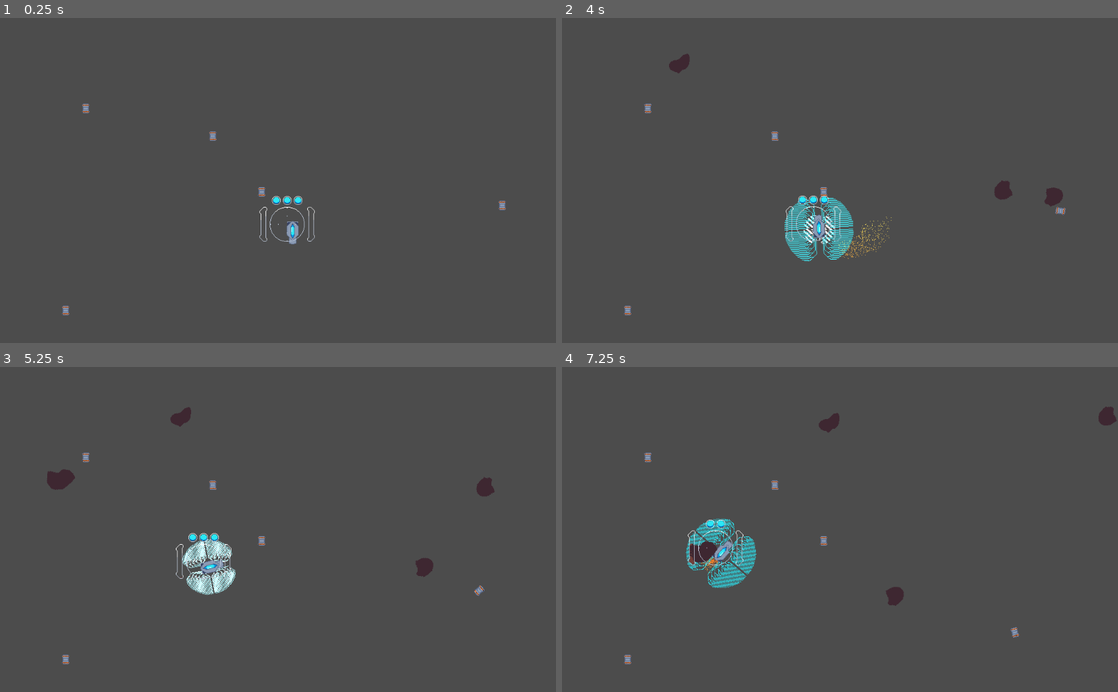
Above: before the commit, frames 1-4 (two rows, left to right).
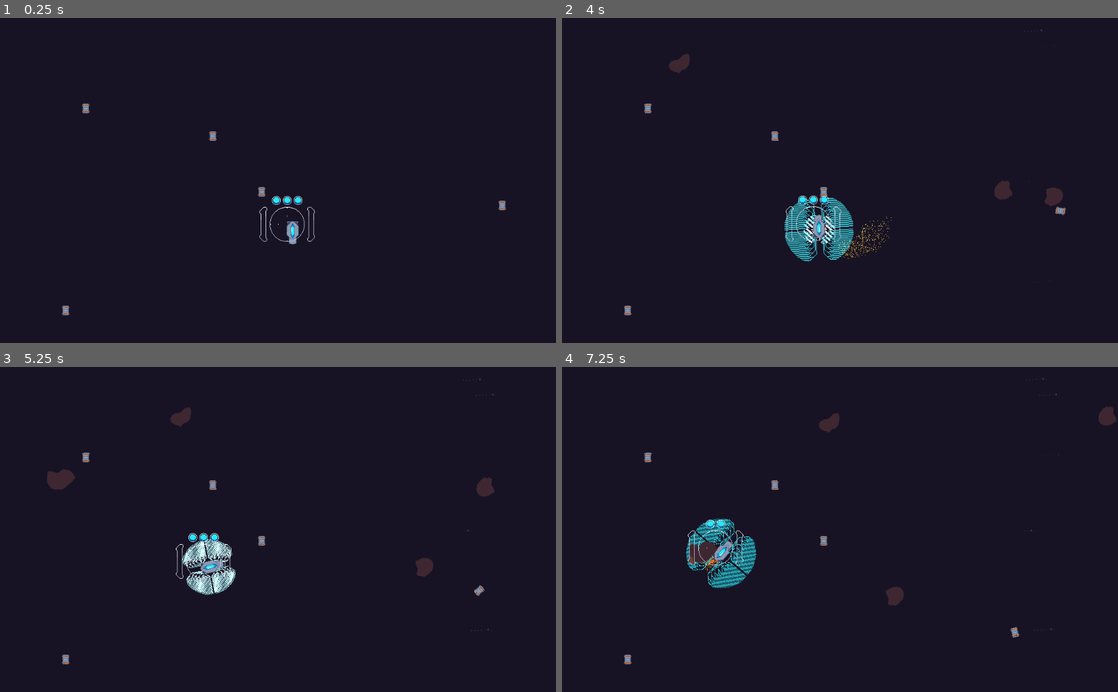
Above: after the commit, the same moments.

Repository: UnwarySage/Subthermal
Game: Godot game, scene res://level/Main.tscn
Same seed, same stepped clock (60 frames per second), same inputs: the game is played once before the commit and once after it.
Inputs:
- Up to frame 1 (0.25 s): no input
- Up to frame 2 (4 s): tap Enter at 0.5 s; hold D (player_turn_right) 0.53-1.28 s; hold Space (player_deploy_mesh) 0.53-1.28 s; hold Down (player_brake) 1.28-2.03 s; tap Space (player_deploy_mesh) at 1.35, 2.85 s; hold D (player_turn_right) 2.03-2.78 s; hold Space (player_deploy_mesh) 2.03-2.78 s; hold W (player_forward) 2.78-3.53 s; hold A (player_turn_left) from 3.53 s (still down); hold Space (player_deploy_mesh) from 3.53 s (still down)
- Up to frame 3 (5.25 s): release Space (player_deploy_mesh) at 4.28 s; tap Space (player_deploy_mesh) at 4.35 s; release A (player_turn_left) at 5.03 s; hold Down (player_brake) from 5.03 s (still down); hold Space (player_deploy_mesh) from 5.03 s (still down)
- Up to frame 4 (7.25 s): release Down (player_brake) at 5.78 s; release Space (player_deploy_mesh) at 5.78 s; hold D (player_turn_right) 5.78-6.53 s; tap Space (player_deploy_mesh) at 5.85 s; hold W (player_forward) from 6.53 s (still down); hold Space (player_deploy_mesh) from 6.53 s (still down)

The runs differ from the first frame. In frame 1, 100% of the frame differs, in the area x 0-100%, y 0-100%; in frame 2, 98%; in frame 3, 98%; in frame 4, 98%.

Commit message:
add background, starfield

Diff:
--- a/game/entities/reticule/Reticule.tscn
+++ b/game/entities/reticule/Reticule.tscn
@@ -5,7 +5,7 @@
 [ext_resource path="res://entities/reticule/reticule.png" type="Texture" id=3]
 [ext_resource path="res://entities/reticule/lockon1.wav" type="AudioStream" id=4]
 
-[node name="ReticulePosition" type="Node2D" index="0"]
+[node name="ReticulePosition" type="Node2D"]
 
 script = ExtResource( 1 )
 max_viz_distance = 120.0
--- a/game/level/Main.tscn
+++ b/game/level/Main.tscn
@@ -7,6 +7,8 @@
 [ext_resource path="res://entities/player/Ship.tscn" type="PackedScene" id=5]
 [ext_resource path="res://level/Spawner.gd" type="Script" id=6]
 [ext_resource path="res://entities/asteroid/AsteroidFactory.tscn" type="PackedScene" id=7]
+[ext_resource path="res://level/background.png" type="Texture" id=8]
+[ext_resource path="res://level/back_stars.png" type="Texture" id=9]
 
 [sub_resource type="Curve2D" id=1]
 
@@ -16,7 +18,58 @@
 }
 _sections_unfolded = [ "Resource" ]
 
-[node name="level" type="Node2D"]
+[sub_resource type="Gradient" id=3]
+
+offsets = PoolRealArray( 0, 0.0555556, 0.866013, 1 )
+colors = PoolColorArray( 0, 0, 0, 0, 1, 1, 1, 1, 1, 1, 1, 0.971264, 1, 1, 1, 0 )
+
+[sub_resource type="GradientTexture" id=4]
+
+flags = 4
+gradient = SubResource( 3 )
+width = 2048
+
+[sub_resource type="ParticlesMaterial" id=2]
+
+render_priority = 0
+trail_divisor = 1
+emission_shape = 2
+emission_box_extents = Vector3( 1024, 600, 1 )
+flag_align_y = false
+flag_rotate_y = false
+flag_disable_z = true
+spread = 45.0
+flatness = 0.0
+gravity = Vector3( 0, 0, 0 )
+initial_velocity = 1.0
+initial_velocity_random = 0.0
+angular_velocity = 0.0
+angular_velocity_random = 0.0
+orbit_velocity = 0.0
+orbit_velocity_random = 0.0
+linear_accel = 0.0
+linear_accel_random = 0.0
+radial_accel = 0.0
+radial_accel_random = 0.0
+tangential_accel = 0.0
+tangential_accel_random = 0.0
+damping = 0.0
+damping_random = 0.0
+angle = 0.0
+angle_random = 0.0
+scale = 1.0
+scale_random = 0.0
+color_ramp = SubResource( 4 )
+hue_variation = 0.0
+hue_variation_random = 0.0
+anim_speed = 0.0
+anim_speed_random = 0.0
+anim_offset = 1.0
+anim_offset_random = 1.0
+anim_loop = false
+_sections_unfolded = [ "Color", "Emission Shape" ]
+
+[node name="level" type="Node2D" index="0"]
 
 script = ExtResource( 1 )
 screen_size = Vector2( 1024, 600 )
@@ -59,4 +112,44 @@
 loop = true
 lookahead = 4.0
 
+[node name="Background" type="Sprite" parent="." index="4"]
+
+position = Vector2( 350, 310 )
+z_index = -10
+texture = ExtResource( 8 )
+region_enabled = true
+region_rect = Rect2( 0, 0, 1000, 1000 )
+_sections_unfolded = [ "Region", "Transform" ]
+
+[node name="Background2" type="Sprite" parent="Background" index="0"]
+
+position = Vector2( 350, -10 )
+z_index = -10
+texture = ExtResource( 8 )
+region_enabled = true
+region_rect = Rect2( 0, 0, 1000, 1000 )
+_sections_unfolded = [ "Region", "Transform" ]
+
+[node name="StarParticles" type="Particles2D" parent="Background/Background2" index="0"]
+
+emitting = true
+amount = 600
+lifetime = 60.0
+one_shot = false
+preprocess = 0.0
+speed_scale = 1.0
+explosiveness = 0.0
+randomness = 0.0
+fixed_fps = 0
+fract_delta = true
+visibility_rect = Rect2( -100, -100, 200, 200 )
+local_coords = true
+draw_order = 0
+process_material = SubResource( 2 )
+texture = ExtResource( 9 )
+normal_map = null
+h_frames = 7
+v_frames = 1
+_sections_unfolded = [ "Drawing", "Process Material", "Textures", "Time" ]
+
 [connection signal="timeout" from="BarrageHandler/BarrageTimer" to="BarrageHandler" method="_on_BarrageTimer_timeout"]
Not shown: 1 places in game/level/Main.tscn that only renumber resources
Binary file added: game/level/back_stars.png
Not shown, added: game/level/back_stars.png.import
Binary file added: game/level/back_stars1.png
Not shown, added: game/level/back_stars1.png.import
Binary file added: game/level/back_stars2.png
Not shown, added: game/level/back_stars2.png.import
Binary file added: game/level/back_stars3.png
Not shown, added: game/level/back_stars3.png.import
Binary file added: game/level/back_stars4.png
Not shown, added: game/level/back_stars4.png.import
Binary file added: game/level/back_stars5.png
(and 9 more such lines)
